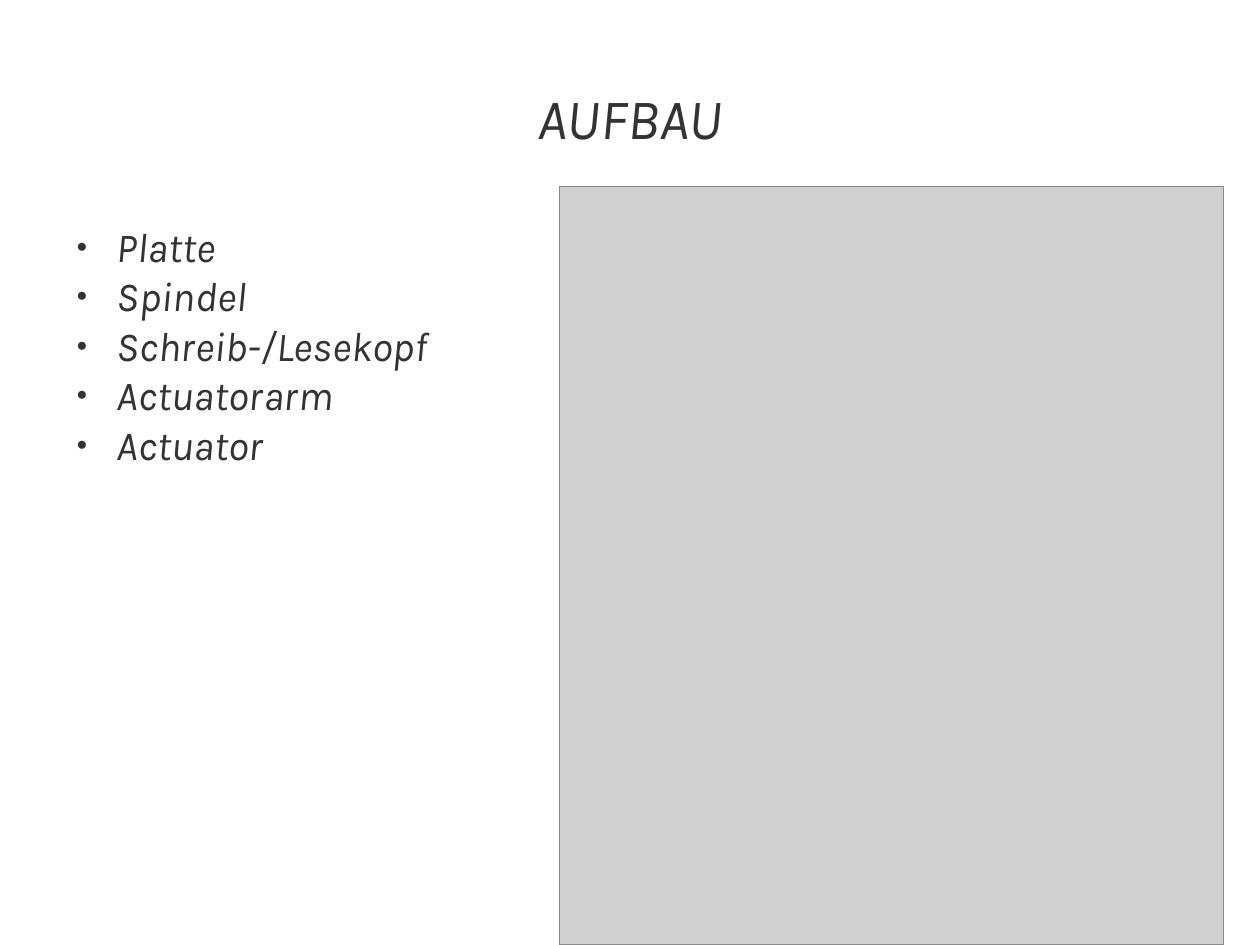
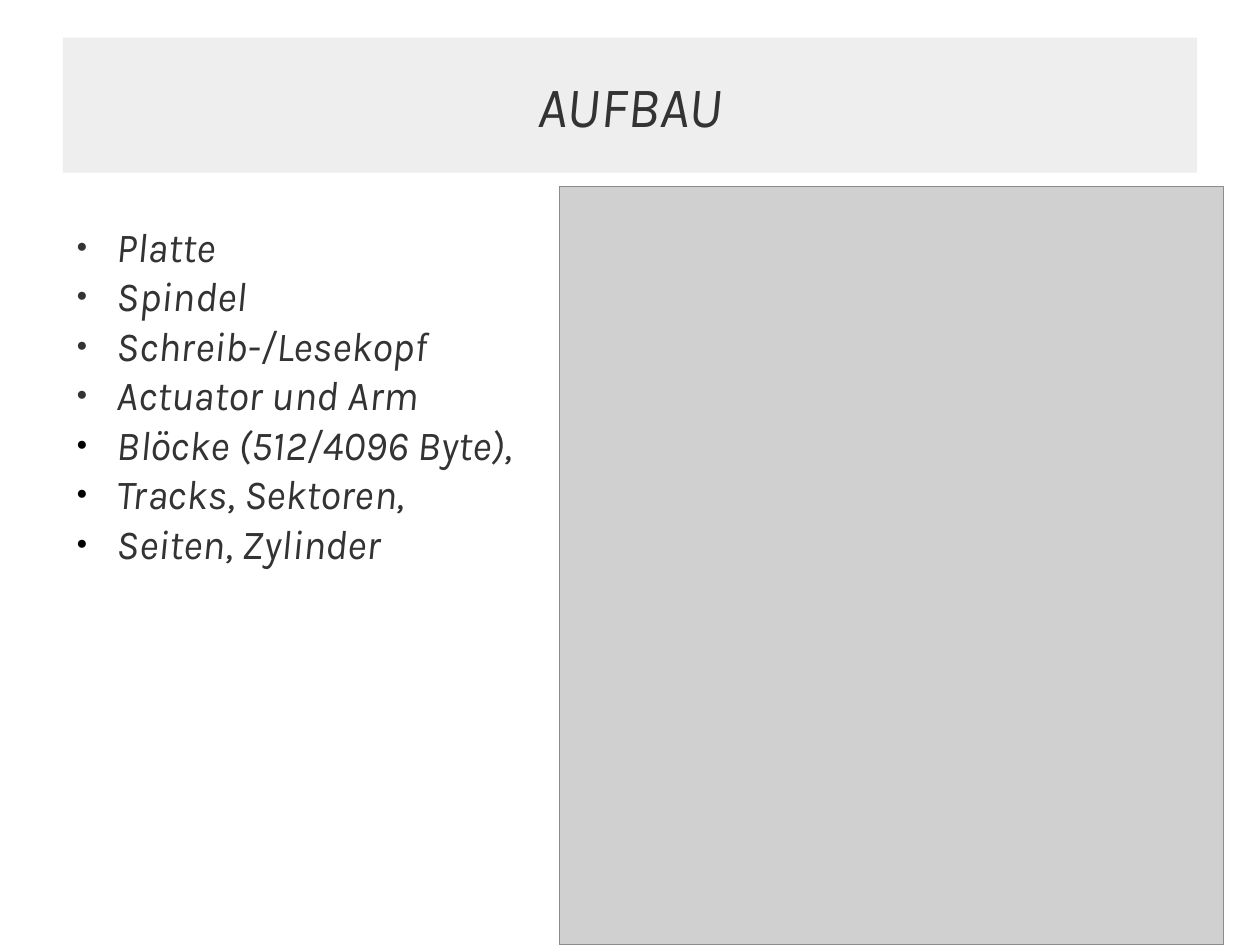
Before and after one commit to JMFootBallPlyr/Hard-drive-system-, a slide deck: slide 6 of WRK/presents/01 - types of drives/types of drives.pptx (slide 4 before the commit). Drawn at 1260x945 pixels with LibreOffice and Linux fonts; fonts in the diff are those of the drawing; grey boxes stand for pictures. Boxes give left, top, right and bottom in pixels: in the first picture for what was removed or moved away, otherwise in the second. Text is boxed around its words. In the diff, an @@ line names an element or a change of style, - is before the commit and + after.

```diff
--- a/WRK/presents/01 - types of drives/types of drives.pptx
+++ b/WRK/presents/01 - types of drives/types of drives.pptx
@@ rectangle "AUFBAU": place and size @@
-rectangle "AUFBAU" at box(537, 103, 722, 140)
+rectangle "AUFBAU" at box(63, 38, 1197, 173)
@@ rectangle "AUFBAU" at box(63, 38, 1197, 173): fill none to #EEEEEE @@
@@ text at box(117, 382, 512, 569): text changed @@
-● Actuatorarm
-● Actuator
+● Actuator und Arm
+● Blöcke (512/4096 Byte),
+● Tracks, Sektoren,
+● Seiten, Zylinder
```
Also in this commit, not shown: 11 other slides changed, 16 slides added, 17 slides removed, 4 other files.
